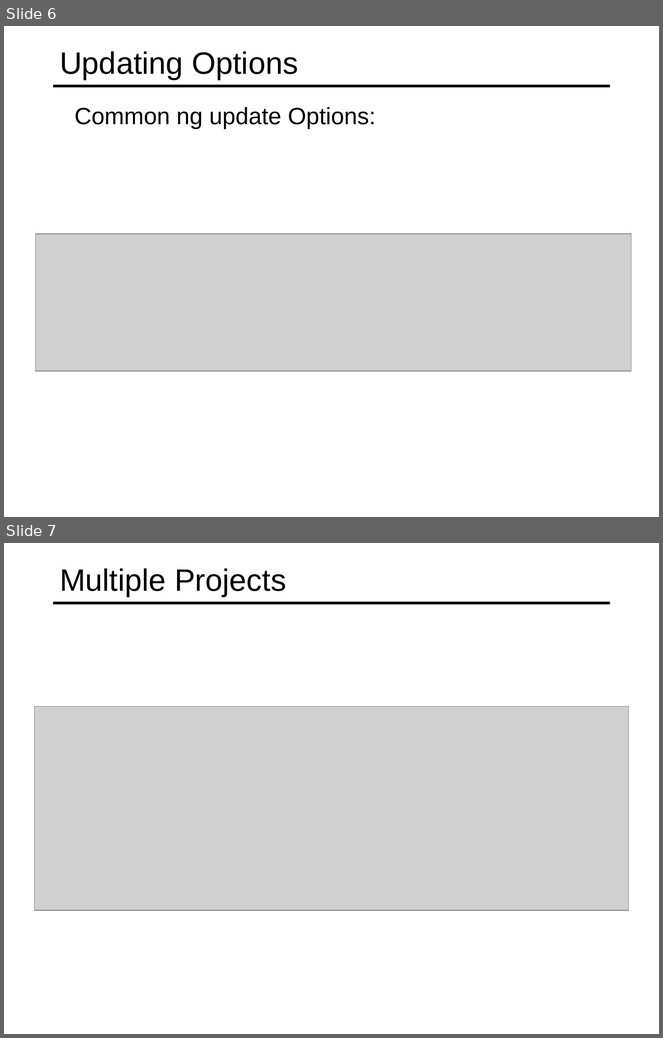
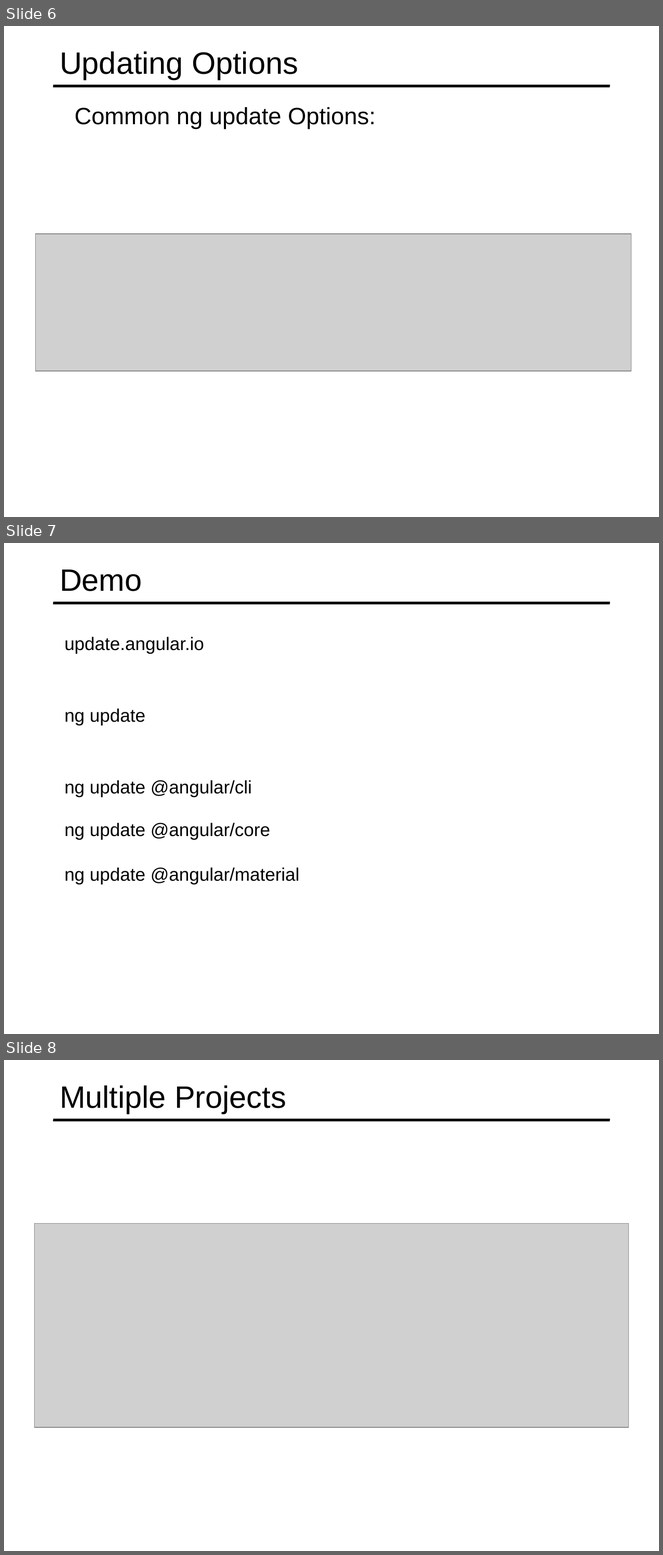
Before and after one commit to specter01wj/Jago_Link_Training, a slide deck: Angular/Angular7/Angular CLI/8.Tooling Features/L8_Tooling Features.ppt. Shown one above the other, each under a label of ours: slides 6 and 7 before the commit, slides 6, 7 and 8 after it. The pictures are 663x1038 and 663x1555 pixels, drawn with LibreOffice and Linux fonts; fonts in the diff are those of the drawing; grey boxes stand for pictures. Boxes give left, top, right and bottom in pixels: in the first picture for what was removed or moved away, otherwise in the second. Text is boxed around its words. In the diff, an @@ line names an element or a change of style, - is before the commit and + after.

```diff
--- a/Angular/Angular7/Angular CLI/8.Tooling Features/L8_Tooling Features.ppt
+++ b/Angular/Angular7/Angular CLI/8.Tooling Features/L8_Tooling Features.ppt
@@ slide 7 added at bbox=[4, 543, 659, 1034], background #FFFFFF; not listed: 1 template element that a slide beside it also shows @@
@@ title added at bbox=[60, 570, 142, 591], 34 pt, text #000000 @@
+Demo
@@ text added at bbox=[64, 637, 204, 654], 20 pt, text #000000 @@
+  update.angular.io
@@ text added at bbox=[64, 708, 145, 726], 20 pt, text #000000 @@
+  ng update
@@ text added at bbox=[64, 780, 252, 797], 20 pt, text #000000 @@
+  ng update @angular/cli
@@ text added at bbox=[64, 823, 270, 840], 20 pt, text #000000 @@
+  ng update @angular/core
@@ text added at bbox=[64, 867, 300, 884], 20 pt, text #000000 @@
+  ng update @angular/material
@@ what was slide 7 is now slide 8 @@
```
Also in this commit, not shown: 1 slide changed, 1 other file.
